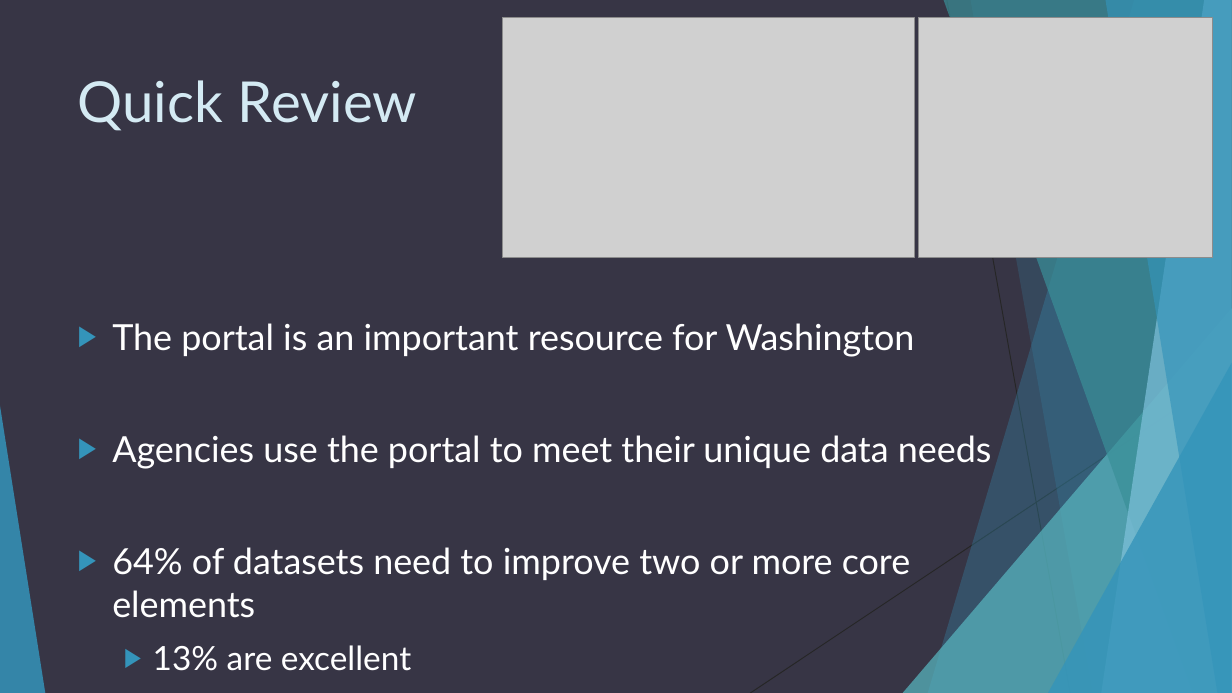
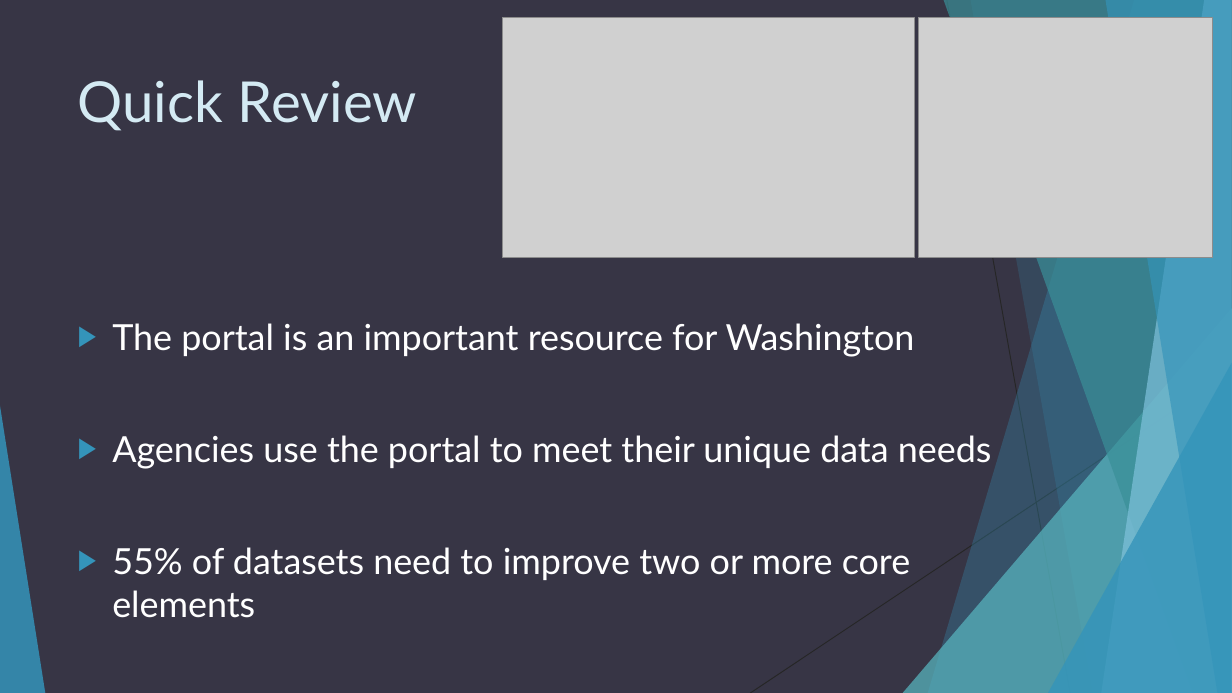
Before and after one commit to OpenDataLiteracy/WSL-AMF, a slide deck: slide 27 of presentations/Washington State Open Data Portal.pptx. Drawn at 1232x693 pixels with LibreOffice and Linux fonts; fonts in the diff are those of the drawing; grey boxes stand for pictures. Boxes give left, top, right and bottom in pixels: in the first picture for what was removed or moved away, otherwise in the second. Text is boxed around its words. In the diff, an @@ line names an element or a change of style, - is before the commit and + after.

```diff
--- a/presentations/Washington State Open Data Portal.pptx
+++ b/presentations/Washington State Open Data Portal.pptx
@@ text at (112, 547, 911, 618): text changed @@
-▶ 64% of datasets need to improve two or more core elements
-  ▶ 13% are excellent
+▶ 55% of datasets need to improve two or more core elements
```
Also in this commit, not shown: 7 other slides changed.
